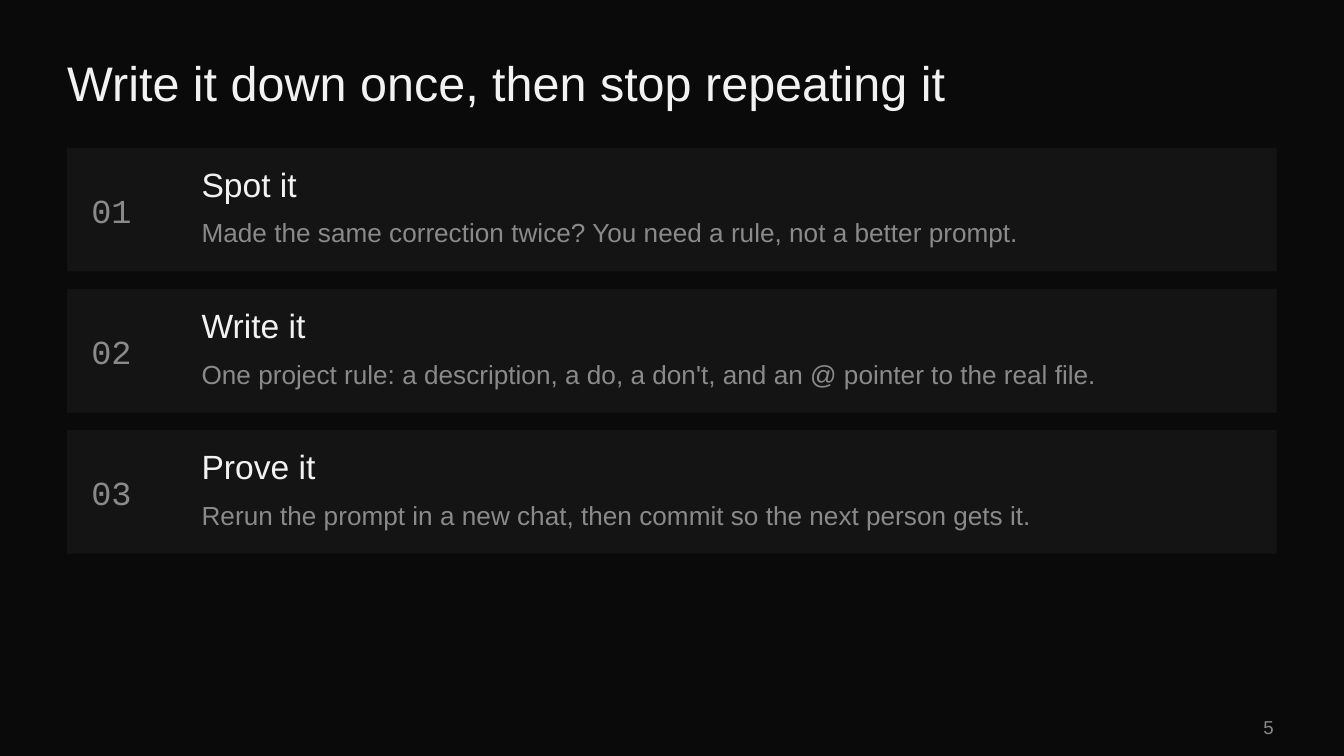
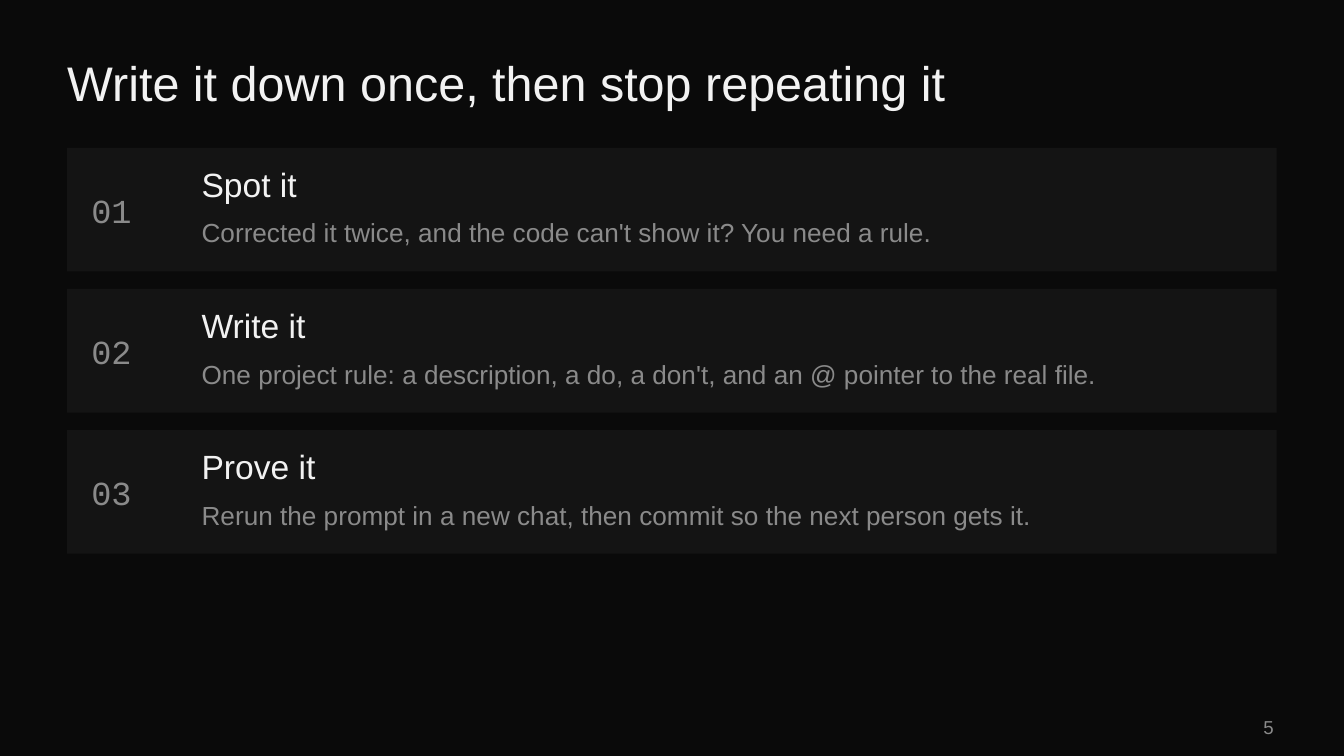
Before and after one commit to eveporcello/snowtooth-rules-teacher-guide, a slide deck: slide 5 of snowtooth-rules.pptx. Drawn at 1344x756 pixels with LibreOffice and Linux fonts; fonts in the diff are those of the drawing. Boxes give left, top, right and bottom in pixels: in the first picture for what was removed or moved away, otherwise in the second. Text is boxed around its words. In the diff, an @@ line names an element or a change of style, - is before the commit and + after.

```diff
--- a/snowtooth-rules.pptx
+++ b/snowtooth-rules.pptx
@@ text at bbox=[202, 223, 931, 245]: text changed @@
-Made the same correction twice? You need a rule, not a better prompt.
+Corrected it twice, and the code can't show it? You need a rule.
```
Also in this commit, not shown: 8 other slides changed, 4 other files.
